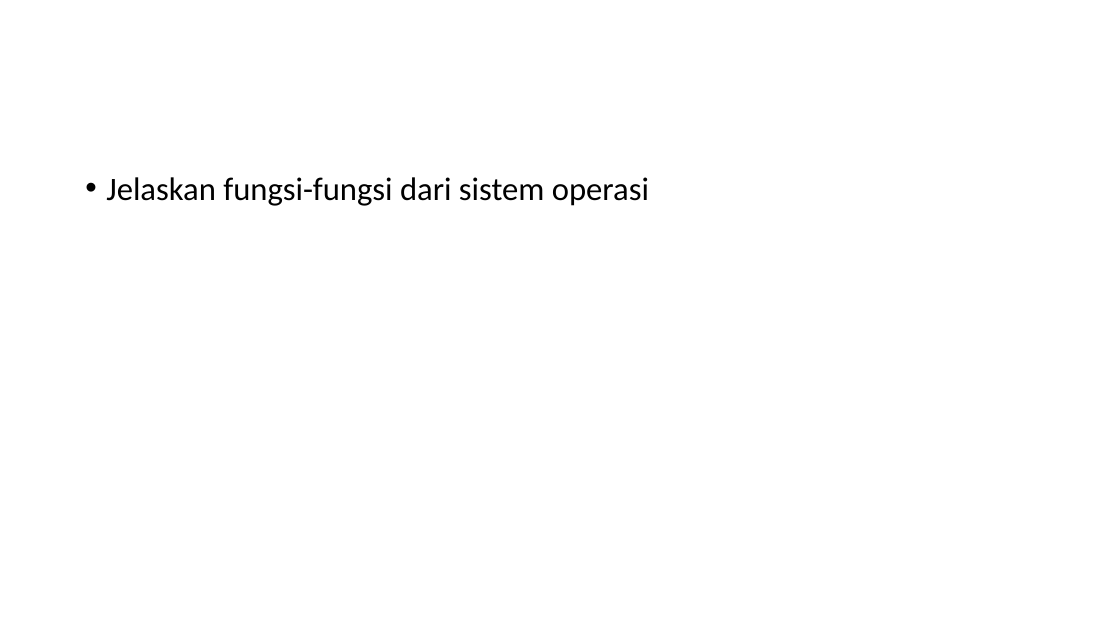
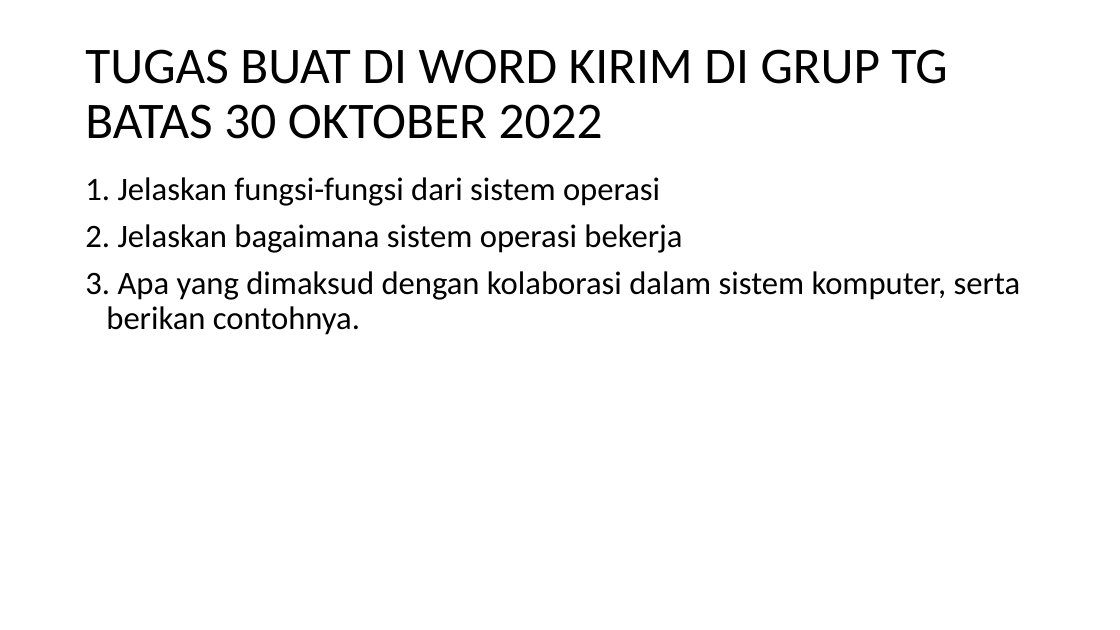
Before and after one commit to adithairun/informatika-x, a slide deck: slide 7 of SISTEM OPERASI.pptx. Drawn at 1120x630 pixels with LibreOffice and Linux fonts; fonts in the diff are those of the drawing. Boxes give left, top, right and bottom in pixels: in the first picture for what was removed or moved away, otherwise in the second. Text is boxed around its words. In the diff, an @@ line names an element or a change of style, - is before the commit and + after.

```diff
--- a/SISTEM OPERASI.pptx
+++ b/SISTEM OPERASI.pptx
@@ title added at (85, 49, 948, 139), 44 pt, text #000000 @@
+TUGAS BUAT DI WORD KIRIM DI GRUP TG BATAS 30 OKTOBER 2022
@@ text at (85, 177, 1021, 335): text changed @@
-• Jelaskan fungsi-fungsi dari sistem operasi
+1. Jelaskan fungsi-fungsi dari sistem operasi
+2. Jelaskan bagaimana sistem operasi bekerja
+3. Apa yang dimaksud dengan kolaborasi dalam sistem komputer, serta berikan contohnya.
```
Also in this commit, not shown: 3 other files.
